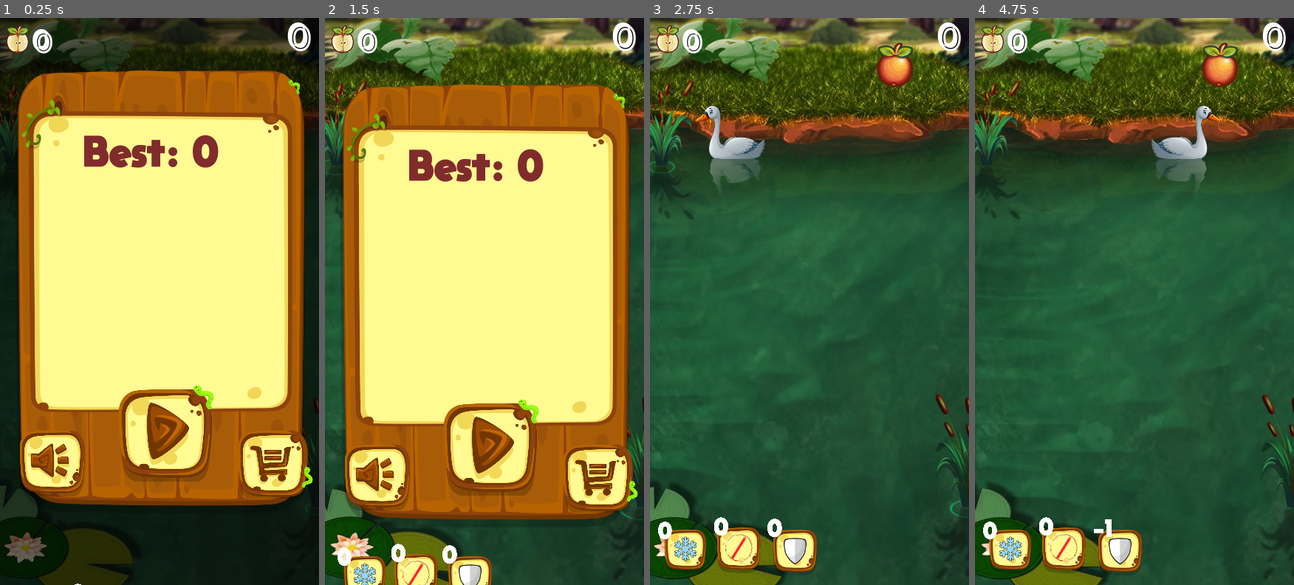
Above: before the commit, frames 1-4 (left to right).
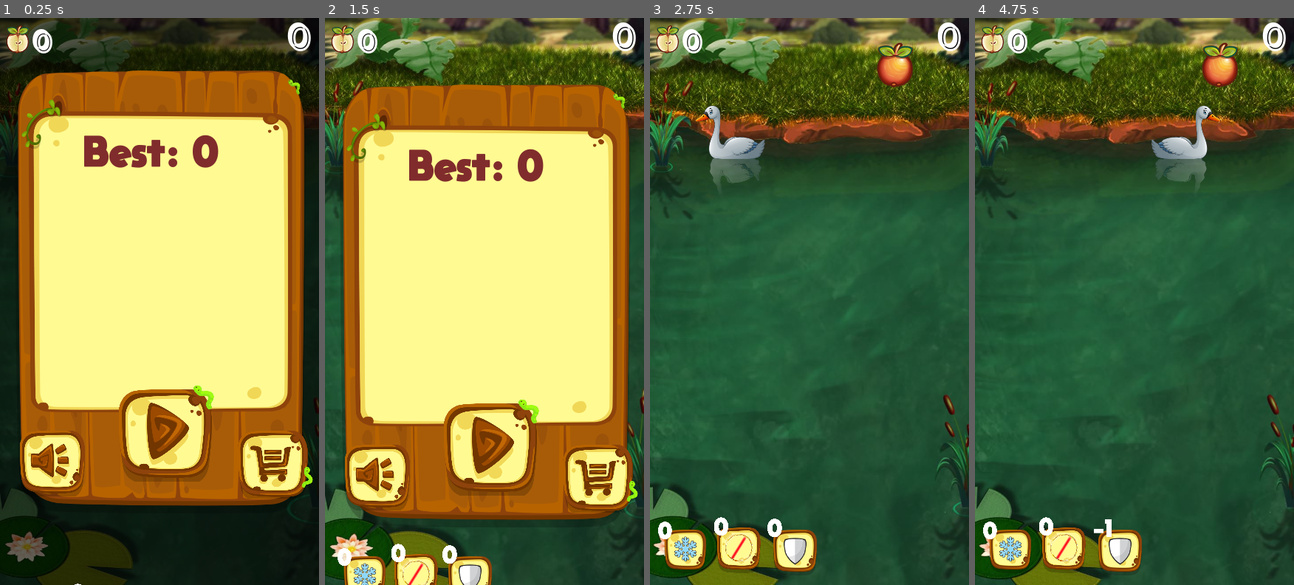
Above: after the commit, the same moments.

Repository: BotibaGameDev/Duck
Game: Godot game, scene res://stages/gameStage.tscn
The game is run twice, just before and just after one commit, with the same random seed, the same clock (stepped at 60 frames per second) and the same inputs.
Inputs (mouse positions are in pixels of both pictures, inside the frame that each line leads up to):
- Up to frame 1 (0.25 s): no input
- Up to frame 2 (1.5 s): click (490, 437) at 0.5 s; click (490, 431) at 1.25 s
- Up to frame 3 (2.75 s): click "0" at 2 s
- Up to frame 4 (4.75 s): click "0" at 2.75 s; click "0" at 3.5 s; click "-1" at 4.25 s

The runs differ from the first frame. In frame 1, 0.4% of the frame differs, in the area x 0-100%, y 6-100%; in frame 2, 1.4%; in frame 3, 2.5%; in frame 4, 2.8%, in the area x 0-100%, y 0-100%.

Commit message:
added "fljkzhf"

Diff:
--- a/scripts/Level1/Boss1.gd
+++ b/scripts/Level1/Boss1.gd
@@ -1,5 +1,6 @@
 extends RigidBody2D
 
+#hgezoilefhzlqikefhqzefjkh
 signal bossSignal
 var health = 0
 var gameOn = true
--- a/stages/gameStage.tscn
+++ b/stages/gameStage.tscn
@@ -215,7 +215,7 @@
 editor/display_folded = true
 scale = Vector2( 0.199901, 0.199901 )
 z_index = -4
-frame = 45
+frame = 65
 
 [node name="Fading" type="AnimationPlayer" parent="background/Swamp"]
 anims/Fade = SubResource( 1 )
